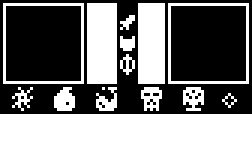
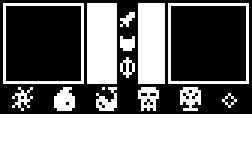
Two versions of the same layered image (w=252, h=144). Layer-by-layer changes:
renamed "Layer 3" to "Layer 4", painted on it over [138, 87, 204, 111]
added layer "Layer 5" above "Group 2" over [120, 12, 135, 30]
added layer "Layer 6" above "Layer 2" over [120, 54, 135, 78]
painted on "Layer 2" over [120, 15, 135, 75]
